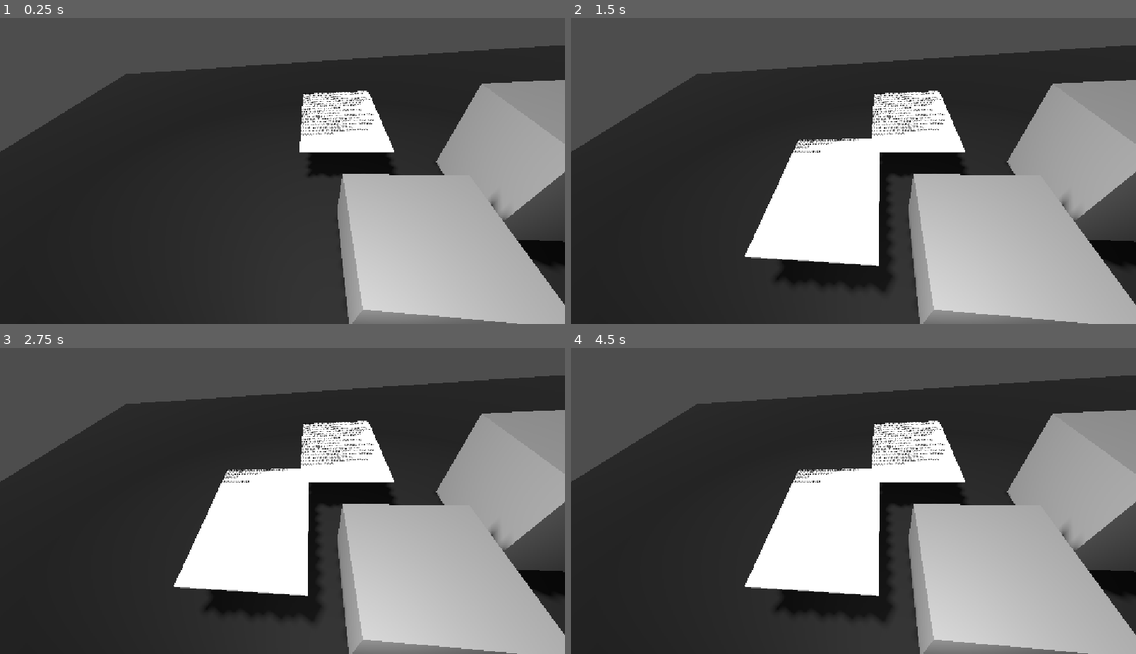
Above: before the commit, frames 1-4 (two rows, left to right).
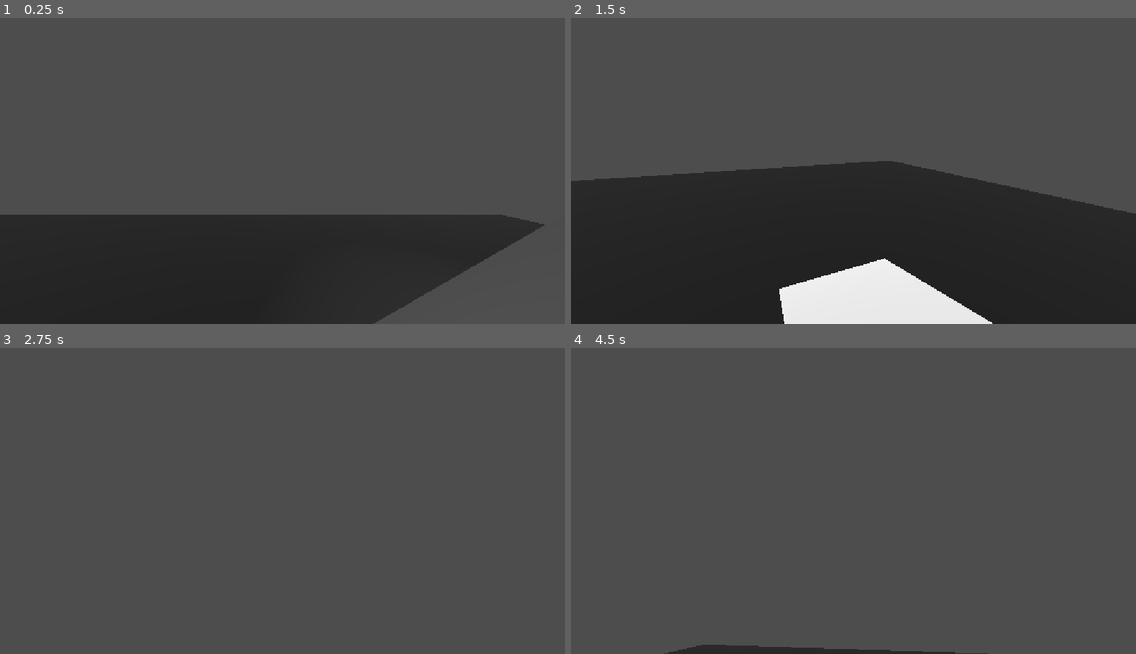
Above: after the commit, the same moments.

Repository: KnownLedge/Trust-Fund-No-One
Game: Godot game, scene res://Scenes/Locations/TestPhoneCallRoom.tscn
The game is run twice, just before and just after one commit, with the same random seed, the same clock (stepped at 60 frames per second) and the same inputs. This scene is started directly instead of the project's main scene. Sound files missing from this copy of the repository are replaced by a short silence.
Inputs (mouse positions are in pixels of both pictures, inside the frame that each line leads up to):
- Up to frame 1 (0.25 s): no input
- Up to frame 2 (1.5 s): tap Enter (ui_accept) at 0.5, 0.77, 1.07 s; move the mouse to (977, 149) at 0.52 s; tap 1 (NumpadOne) at 0.6 s; click (977, 149) at 0.67 s; tap 3 (NumpadThree) at 0.8, 1.35 s; move the mouse to (740, 180) at 1.27 s; click (740, 180) at 1.42 s
- Up to frame 3 (2.75 s): tap Enter (ui_accept) at 1.52, 1.82, 2.3 s; tap 2 (NumpadTwo) at 1.55, 2.1 s; move the mouse to (339, 424) at 2.02 s; click (339, 424) at 2.17 s
- Up to frame 4 (4.5 s): tap Enter (ui_accept) at 2.75, 2.85, 3.02, 3.32, 3.77, 4.07 s; move the mouse to (825, 559) at 2.77 s; click (825, 559) at 2.92 s; tap 1 (NumpadOne) at 3.05, 3.6 s; move the mouse to (1023, 543) at 3.52 s; click (1023, 543) at 3.67 s; tap 3 (NumpadThree) at 3.8, 4.35 s; tap Escape (ui_cancel) at 4.15 s; move the mouse to (684, 448) at 4.27 s; click (684, 448) at 4.42 s

The runs differ from the first frame. In frame 1, 59% of the frame differs, in the area x 0-100%, y 8-100%; in frame 2, 61%; in frame 3, 80%; in frame 4, 80%.

Commit message:
first person cam

Diff:
--- /dev/null
+++ b/trust-fund-no-one/Resources/CallGroups/TestGroup.tres
@@ -0,0 +1,13 @@
+[gd_resource type="Resource" script_class="Call_Set" format=3 uid="uid://fat5c0hlbc3w"]
+
+[ext_resource type="Script" uid="uid://iisnyx451jvh" path="res://CallResource.gd" id="1_tl3lh"]
+[ext_resource type="Script" uid="uid://dpx7lexdvim2m" path="res://Scripts/ResourceScripts/call_set_script.gd" id="2_557qd"]
+[ext_resource type="Resource" uid="uid://bpoeu13yq4lex" path="res://Resources/PhoneCalls/TestCallResource.tres" id="2_v62wx"]
+[ext_resource type="Resource" uid="uid://b4fipirvhai1q" path="res://Resources/PhoneCalls/TestCallResource2.tres" id="3_e6a55"]
+[ext_resource type="Texture2D" uid="uid://bu7hx0mths72s" path="res://icon.svg" id="4_01vns"]
+
+[resource]
+script = ExtResource("2_557qd")
+info_page_texture = ExtResource("4_01vns")
+calls = Array[ExtResource("1_tl3lh")]([ExtResource("2_v62wx"), ExtResource("3_e6a55"), ExtResource("3_e6a55")])
+metadata/_custom_type_script = "uid://dpx7lexdvim2m"
--- a/trust-fund-no-one/Scenes/Locations/TestPhoneCallRoom.tscn
+++ b/trust-fund-no-one/Scenes/Locations/TestPhoneCallRoom.tscn
@@ -5,11 +5,17 @@
 [ext_resource type="Script" uid="uid://iisnyx451jvh" path="res://CallResource.gd" id="3_nseqs"]
 [ext_resource type="Script" uid="uid://bvvggirfooi1l" path="res://Scripts/NodeScripts/TranslationPrinter.gd" id="3_v1l8c"]
 [ext_resource type="Resource" uid="uid://bpoeu13yq4lex" path="res://Resources/PhoneCalls/TestCallResource.tres" id="4_m8b3x"]
+[ext_resource type="Resource" uid="uid://b4fipirvhai1q" path="res://Resources/PhoneCalls/TestCallResource2.tres" id="5_m8b3x"]
+[ext_resource type="PackedScene" uid="uid://yj4baxphh5o1" path="res://Scenes/Objects/player_character.tscn" id="7_5avas"]
 
 [sub_resource type="StandardMaterial3D" id="StandardMaterial3D_b560c"]
 albedo_color = Color(0.07123137, 0.07123139, 0.07123137, 1)
 
-[sub_resource type="StandardMaterial3D" id="StandardMaterial3D_rj47j"]
+[sub_resource type="StandardMaterial3D" id="StandardMaterial3D_5avas"]
+albedo_color = Color(0.19506672, 0.19506672, 0.19506669, 1)
+
+[sub_resource type="StandardMaterial3D" id="StandardMaterial3D_6c2xg"]
+albedo_color = Color(0.19506672, 0.19506672, 0.19506669, 1)
 
 [node name="Node3D" type="Node3D" unique_id=669103898]
 
@@ -18,7 +24,8 @@
 shadow_enabled = true
 
 [node name="CSGBox3D" type="CSGBox3D" parent="." unique_id=720787460]
-transform = Transform3D(1, 0, 0, 0, 1, 0, 0, 0, 1, -0.1673584, -0.7338171, -1.3806152)
+transform = Transform3D(1, 0, 0, 0, 1, 0, 0, 0, 1, -0.15047169, -0.75028145, -1.2734789)
+use_collision = true
 size = Vector3(14.204834, 1, 12.450684)
 material = SubResource("StandardMaterial3D_b560c")
 
@@ -26,15 +33,14 @@
 transform = Transform3D(-4.371139e-08, 0, -1, 0, 1, 0, 1, 0, -4.371139e-08, 0.5504675, 0.61030287, -1.9061551)
 
 [node name="TranslationPaper" parent="." unique_id=1622646215 instance=ExtResource("1_5osie")]
-transform = Transform3D(-4.371139e-08, 0, -1, 0, 1, 0, 1, 0, -4.371139e-08, 3.6031175, 0.10230702, -1.6503663)
-material = SubResource("StandardMaterial3D_rj47j")
+transform = Transform3D(-3.6796315e-08, -0.5397871, -0.8418016, -2.3594843e-08, 0.8418016, -0.5397871, 1, 0, -4.371139e-08, 3.6031175, 0.3339519, -1.6503663)
 
 [node name="CallManager" type="CSGBox3D" parent="." unique_id=352411944 node_paths=PackedStringArray("audio_player", "printer_obj")]
 transform = Transform3D(1, 0, 0, 0, 1, 0, 0, 0, 1, 2.5390913, 0.25792444, 0)
 script = ExtResource("2_v1l8c")
 audio_player = NodePath("AudioStreamPlayer3D")
 printer_obj = NodePath("../Printer")
-call_resources = Array[ExtResource("3_nseqs")]([ExtResource("4_m8b3x")])
+call_resources = Array[ExtResource("3_nseqs")]([ExtResource("4_m8b3x"), ExtResource("5_m8b3x"), ExtResource("5_m8b3x")])
 
 [node name="AudioStreamPlayer3D" type="AudioStreamPlayer3D" parent="CallManager" unique_id=897908222]
 
@@ -44,7 +50,26 @@
 script = ExtResource("3_v1l8c")
 call_manager = NodePath("../CallManager")
 paper_obj = NodePath("../TranslationPaper")
-paper_spawn_pos = Vector3(0.53111136, 0.10230702, -1.3248796)
+paper_spawn_pos = Vector3(3.0547693, 1.3066576, -2.492978)
+paper_print_pos = Vector3(1.966, 0.585, -2.493)
+paper_eject_force = Vector3(-400, -250, 0)
 
-[node name="Camera3D" type="Camera3D" parent="Printer" unique_id=176963063]
-transform = Transform3D(0.09609776, 0.70218366, -0.70548093, -0.09477341, 0.71199584, 0.6957586, 0.99084973, 0, 0.13496956, -0.78297746, 1.677135, -0.7789581)
+[node name="Player" parent="." unique_id=207456662 instance=ExtResource("7_5avas")]
+transform = Transform3D(1, 0, 0, 0, 1, 0, 0, 0, 1, 1.0433145, 1.0855389, -1.9028977)
+
+[node name="PageHolder" type="CSGBox3D" parent="." unique_id=360629707]
+transform = Transform3D(-3.7855173e-08, -0.5, -0.8660254, -2.1855694e-08, 0.8660254, -0.5, 1, 0, -4.371139e-08, 1.9661989, 0.4728812, -2.492978)
+use_collision = true
+size = Vector3(1.05, 0.014, 1.5)
+material = SubResource("StandardMaterial3D_5avas")
+
+[node name="PageHolder2" type="CSGBox3D" parent="." unique_id=2090768538]
+transform = Transform3D(-4.371139e-08, 0, -1, 0, 1, 0, 1, 0, -4.371139e-08, 1.5588558, 0.093706965, -2.492978)
+use_collision = true
+size = Vector3(1.05, 0.014, 1.5)
+material = SubResource("StandardMaterial3D_5avas")
+
+[node name="PageHolder3" type="CSGBox3D" parent="." unique_id=887360372]
+transform = Transform3D(1.7763568e-15, -1, 5.9604645e-08, -4.371139e-08, -5.9604645e-08, -1, 1, 0, -4.371139e-08, 2.6563246, 0.9306128, -2.492978)
+size = Vector3(1.05, 0.1283164, 0.1609497)
+material = SubResource("StandardMaterial3D_6c2xg")
--- /dev/null
+++ b/trust-fund-no-one/Scenes/Objects/player_character.tscn
@@ -0,0 +1,12 @@
+[gd_scene format=3 uid="uid://yj4baxphh5o1"]
+
+[ext_resource type="Script" uid="uid://diqmqb74kp5t" path="res://Scripts/NodeScripts/player_controller.gd" id="1_3ejmg"]
+
+[node name="Player" type="Node3D" unique_id=207456662 node_paths=PackedStringArray("head", "camera")]
+script = ExtResource("1_3ejmg")
+head = NodePath("Head")
+camera = NodePath("Head/Camera3D")
+
+[node name="Head" type="Node3D" parent="." unique_id=95127230]
+
+[node name="Camera3D" type="Camera3D" parent="Head" unique_id=1244759920]
--- a/trust-fund-no-one/Scenes/Objects/translation_paper.tscn
+++ b/trust-fund-no-one/Scenes/Objects/translation_paper.tscn
@@ -1,4 +1,9 @@
 [gd_scene format=3 uid="uid://vmqxnv0c720m"]
+
+[ext_resource type="Script" uid="uid://b0ckddokxadiv" path="res://Scripts/NodeScripts/object_paper.gd" id="1_1yuby"]
+
+[sub_resource type="BoxShape3D" id="BoxShape3D_itf3o"]
+size = Vector3(1.0415039, 0.02810669, 1.5135498)
 
 [sub_resource type="StandardMaterial3D" id="StandardMaterial3D_losvw"]
 
@@ -116,12 +121,22 @@
 cache/0/13/0/underline_thickness = 0.0
 cache/0/13/0/scale = 1.0
 
-[node name="TranslationPaper" type="CSGBox3D" unique_id=642048053]
+[node name="RigidBody3D" type="RigidBody3D" unique_id=1369670520]
+gravity_scale = 0.4
+freeze = true
+script = ExtResource("1_1yuby")
+
+[node name="CollisionShape3D" type="CollisionShape3D" parent="." unique_id=1771292032]
+transform = Transform3D(1, 0, 0, 0, 1, 0, 0, 0, 1, 0.0017089844, 0.0007171631, -0.0049438477)
+shape = SubResource("BoxShape3D_itf3o")
+disabled = true
+
+[node name="TranslationPaper" type="CSGBox3D" parent="." unique_id=642048053]
 size = Vector3(1.05, 0.014, 1.5)
 material = SubResource("StandardMaterial3D_losvw")
 
 [node name="Label3D" type="Label3D" parent="." unique_id=1538694114]
-transform = Transform3D(1, 0, 0, 0, 0.0031642425, 0.999995, 0, -0.999995, 0.0031642425, -0.52720475, 0.017532349, -0.75205326)
+transform = Transform3D(1, 0, 0, 0, 0.0031642425, 0.999995, 0, -0.999995, 0.0031642425, -0.52720475, 0.014319956, -0.75205326)
 modulate = Color(0, 0, 0, 1)
 text = "Hello i am alien from space and I am here to get some of that *sick* moneyzzzzz
 that weird fleshy man said my id number was like 6769420 or something human like that.
--- a/trust-fund-no-one/Scripts/NodeScripts/TranslationPrinter.gd
+++ b/trust-fund-no-one/Scripts/NodeScripts/TranslationPrinter.gd
@@ -5,6 +5,10 @@
 @export var paper_obj: Node3D
 
 @export var paper_spawn_pos: Vector3
+
+@export var paper_print_pos: Vector3
+
+@export var paper_eject_force: Vector3
 
 var text_to_print:String
 
@@ -17,10 +21,12 @@
 var string_pos = 0
 
 func start_translation(printedText):
+	if(current_paper != null):
+		eject_paper()
 	print("translating")
 	text_to_print = printedText
 	current_paper = paper_obj.duplicate()
-	add_child(current_paper)
+	get_parent().add_child(current_paper)
 	current_paper.position = paper_spawn_pos
 	current_paper_text = current_paper.get_node("Label3D")
 	current_paper_text.text = ""
@@ -29,17 +35,26 @@
 
 func _process(delta: float) -> void:
 	if(is_active):
+		current_paper.position = lerp(current_paper.position, paper_print_pos, 6 * delta)
 		while(call_manager.call_progress > get_page_progress() and string_pos < text_to_print.length()):
 			current_paper_text.text = current_paper_text.text.insert(string_pos, text_to_print[string_pos])
-			print("inserted text")
+			#print("inserted text")
 			string_pos = string_pos + 1
 
-		if(call_manager.call_progress >= 1):
+		if(call_manager.call_progress == 0 and string_pos > 0):
 			is_active = false
-			current_paper.position = Vector3(4,3,4)
+			eject_paper()
 
-		print("call progress " + str(call_manager.call_progress) + "print progress " + str(get_page_progress()))
+		#print("call progress " + str(call_manager.call_progress) + "print progress " + str(get_page_progress()))
 
+func eject_paper():
+	string_pos = 0
+	current_paper.position = paper_print_pos
+	current_paper.get_node("CollisionShape3D").disabled = false
+	current_paper.freeze = false
+	current_paper.apply_central_force(paper_eject_force)
+	current_paper = null
+	current_paper_text = null
 
 func get_page_progress():
 	return float(current_paper_text.text.length()) / float(text_to_print.length())
--- a/trust-fund-no-one/Scripts/NodeScripts/call_manager.gd
+++ b/trust-fund-no-one/Scripts/NodeScripts/call_manager.gd
@@ -14,7 +14,11 @@
 	printer_obj.start_translation(CallInfo.call_translation)
 
 func _process(delta: float) -> void:
-	if(Input.is_action_just_pressed("ui_accept")):
+	if(Input.is_action_just_pressed("NumpadOne")):
 		start_call(call_resources[0])
+	if(Input.is_action_just_pressed("NumpadTwo")):
+		start_call(call_resources[1])
+	if(Input.is_action_just_pressed("NumpadThree")):
+		start_call(call_resources[2])
 	if(audio_player.stream != null):
 		call_progress = audio_player.get_playback_position() / audio_player.stream.get_length()
--- /dev/null
+++ b/trust-fund-no-one/Scripts/NodeScripts/object_paper.gd
@@ -0,0 +1 @@
+extends RigidBody3D
--- /dev/null
+++ b/trust-fund-no-one/Scripts/NodeScripts/player_controller.gd
@@ -0,0 +1,22 @@
+extends Node3D
+
+@export var head: Node3D
+@export var camera: Camera3D
+
+const SENSITIVITY = 0.005
+
+func _ready():
+	Input.set_mouse_mode(Input.MOUSE_MODE_CAPTURED)
+
+func _unhandled_input(event: InputEvent) -> void:
+	if event is InputEventMouseMotion:
+		head.rotate_y(-event.relative.x * SENSITIVITY)
+		camera.rotate_x(-event.relative.y * SENSITIVITY)
+		camera.rotation.x = clamp(camera.rotation.x, deg_to_rad(-40), deg_to_rad(60))
+
+
+func _process(delta: float) -> void:
+	if(Input.is_action_just_pressed("ui_cancel")):
+		Input.set_mouse_mode(Input.MOUSE_MODE_VISIBLE)
+	elif(Input.is_mouse_button_pressed(MOUSE_BUTTON_LEFT)):
+		Input.set_mouse_mode(Input.MOUSE_MODE_CAPTURED)
--- /dev/null
+++ b/trust-fund-no-one/Scripts/ResourceScripts/call_set_script.gd
@@ -0,0 +1,10 @@
+extends Resource
+
+#This resource is for storing a group of calls for the player to process as a collective
+#These should have a set species behind them with a page giving rules for these species
+
+class_name Call_Set
+
+@export var info_page_texture: Texture
+
+@export var calls: Array[CallerResource]
Not shown, added: trust-fund-no-one/Scripts/NodeScripts/object_paper.gd.uid
Not shown, added: trust-fund-no-one/Scripts/NodeScripts/player_controller.gd.uid
Not shown, added: trust-fund-no-one/Scripts/ResourceScripts/call_set_script.gd.uid
